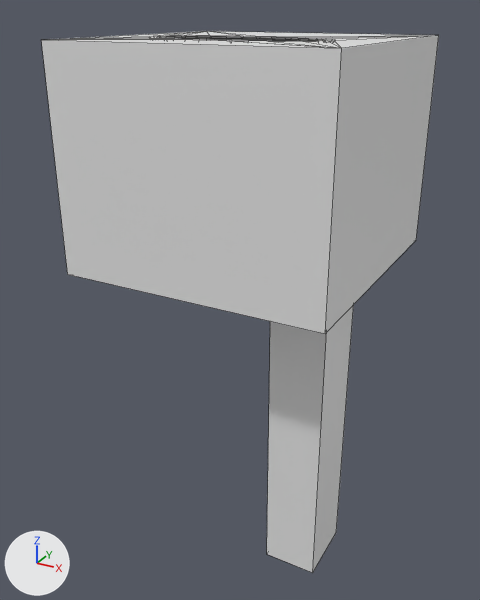
What one commit did to the FBX model FleshBois/Assets/Art_Assets/Meshes/Operation Room.fbx.
Both versions are drawn from a 50 mm camera at (4.74, -8.6, 3.71) aimed at (-0.22, 0.42, -0.8). Lighting does not change. The marker at lower left points along +X, +Y and +Z. Mesh edges are drawn as thin lines. Where no turn or scale is listed for an object, it has been applied to the vertices.
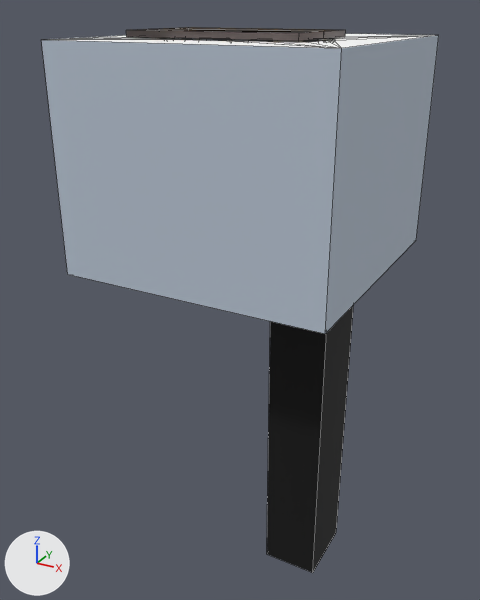
The newer file is also turned or shifted as a whole; pictures and numbers use the older file's frame.

Pixel boxes (x1, y1, x2, y2) of what changed, in the pictures (480 x 600 px):
'Plane001', recoloured, surface changed
    both: (41, 31, 439, 573)
'EnterDoor-02', added
    after: (126, 29, 324, 41)
'EnterDoor-01', added
    after: (159, 27, 346, 39)
part 1 of me_mesh, surface changed
    before: (41, 31, 439, 573)
    after: (41, 34, 439, 573)

Diff of the bpy script that builds the scene:
```diff
--- a/FleshBois/Assets/Art_Assets/Meshes/Operation Room.fbx.py
+++ b/FleshBois/Assets/Art_Assets/Meshes/Operation Room.fbx.py
@@ img_textureatlas_diffuse_png @@
+img_textureatlas_diffuse_png = load_image('TextureAtlas-Diffuse.png', '../Materials/Textures/TextureAtlas-Diffuse.png', 2048, 2048, 'sRGB')
@@ img_textureatlas_roughness_jpg @@
+img_textureatlas_roughness_jpg = load_image('TextureAtlas-Roughness.jpg', '../Materials/Textures/TextureAtlas-Roughness.jpg', 2048, 2048, 'Non-Color')
@@ img_textureatlas_metalic_jpg @@
+img_textureatlas_metalic_jpg = load_image('TextureAtlas-Metalic.jpg', '../Materials/Textures/TextureAtlas-Metalic.jpg', 2048, 2048, 'Non-Color')
@@ mat_m_textureatlas @@
+mat_m_textureatlas = bpy.data.materials.new('M_TextureAtlas')
+# uses the picture img_textureatlas_diffuse_png
+# uses the picture img_textureatlas_metalic_jpg
+# uses the picture img_textureatlas_roughness_jpg
@@ me_mesh @@
 me_mesh.from_pydata(...)  # 168 vertices, 153 faces; spans x -2.1..2.1, y -1.6..2.57, z -5.23..3.32
 # used by ob_plane001; location = (0.0, 0.0, 0.0)
+# me_mesh part 1: texture (UV) coordinates of 153 of 153 faces, centred in x -2.1..2.1, y -1.6..2.57, z -5.23..3.32, changed; they spanned u 0.0..1.0, v 0.0..1.0 and now span u 0.04..0.62, v 0.94..0.96
+me_mesh.materials.append(mat_m_textureatlas)
@@ me_mesh_004 @@
+me_mesh_004.from_pydata(...)  # 8 vertices, 5 faces; spans x -1.3..1.3, y -0.79..0.0, z 0.0..0.09
+me_mesh_004.materials.append(mat_m_textureatlas)
@@ me_mesh_001 @@
+me_mesh_001.from_pydata(...)  # 8 vertices, 5 faces; spans x -1.3..1.3, y 0.0..0.79, z 0.0..0.09
+me_mesh_001.materials.append(mat_m_textureatlas)
@@ ob_enterdoor_02 @@
+ob_enterdoor_02 = bpy.data.objects.new('EnterDoor-02', me_mesh_004)
+ob_enterdoor_02.location = (-0.09, 0.08, 3.34)
@@ ob_enterdoor_01 @@
+ob_enterdoor_01 = bpy.data.objects.new('EnterDoor-01', me_mesh_001)
+ob_enterdoor_01.location = (-0.09, 0.08, 3.34)
```
